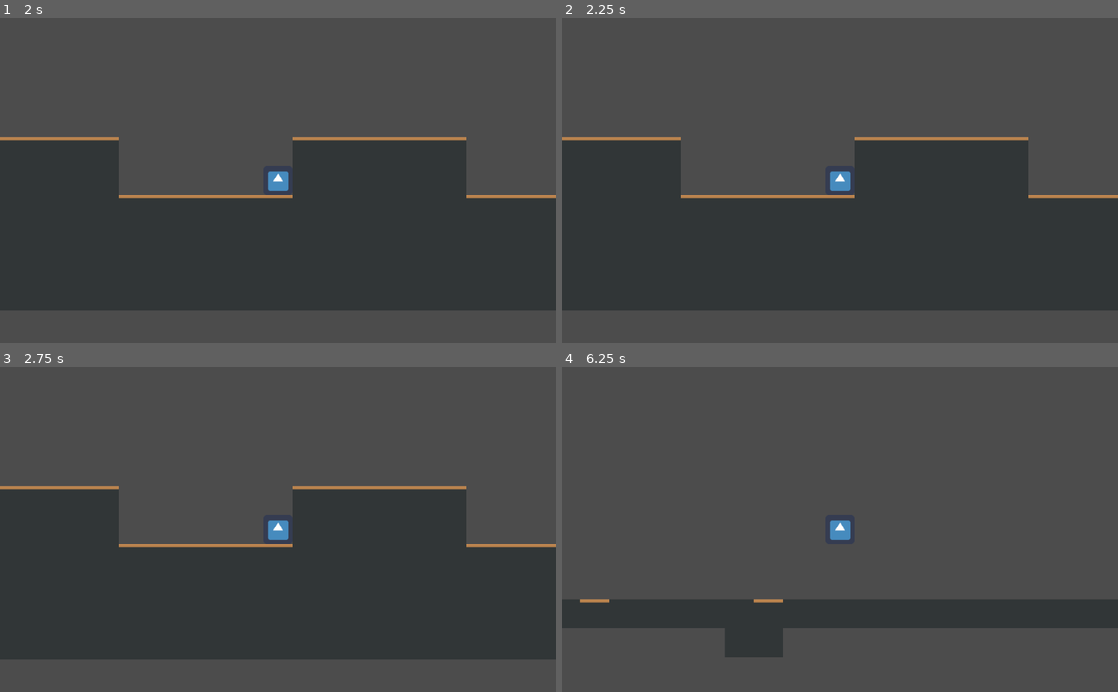
Above: before the commit, frames 1-4 (two rows, left to right).
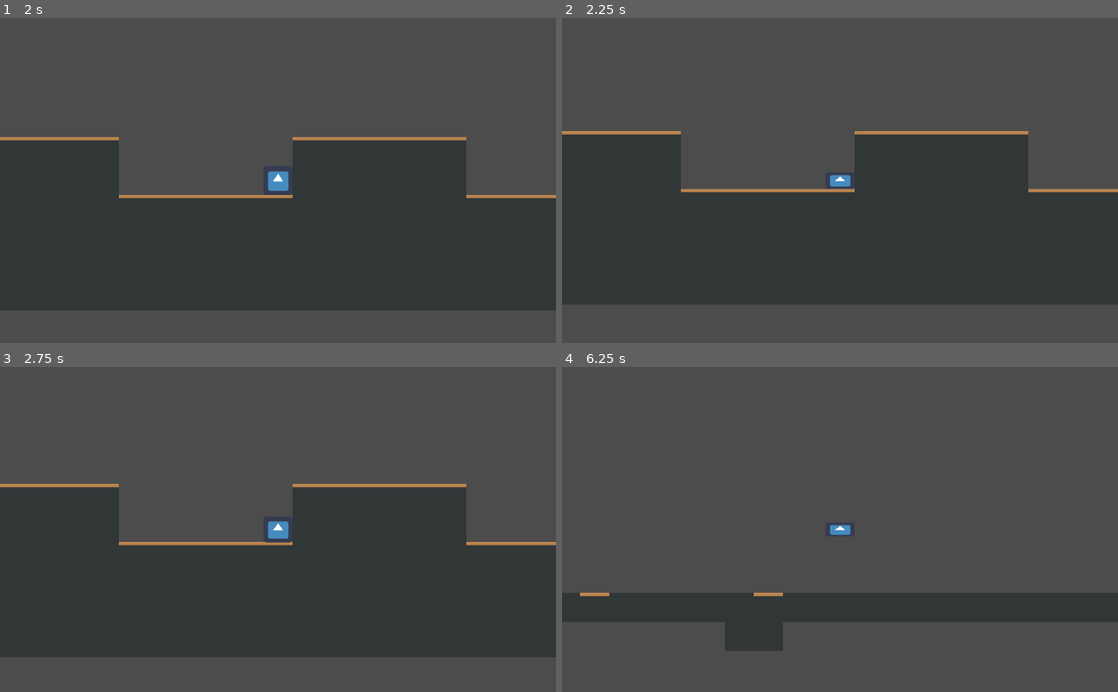
Above: after the commit, the same moments.

Repository: oleksadobush/Up_is_Down
Game: Godot game, scene res://Scenes/Main.tscn
Same seed, same stepped clock (60 frames per second), same inputs: the game is played once before the commit and once after it. The engine's default icon, where the game draws it, is replaced by a stand-in: a white triangle on a blue panel in a dark square.
Inputs:
- Up to frame 1 (2 s): hold Right (RIGHT) from 0.53 s (still down); tap Up (UP) at 0.77, 1.52 s
- Up to frame 2 (2.25 s): tap Enter at 2 s; release Right (RIGHT) at 2.03 s; hold Down (DOWN) from 2.03 s (still down)
- Up to frame 3 (2.75 s): keep holding Down (DOWN)
- Up to frame 4 (6.25 s): release Down (DOWN) at 2.78 s; hold Right (RIGHT) 2.78-4.28 s; tap Up (UP) at 3.02, 3.77, 4.52, 6.02 s; hold Right (RIGHT) 5.03-5.78 s; hold Down (DOWN) from 5.78 s (still down)

Frame 1 is identical in both runs. In frame 2, 4.7% of the frame differs, in the area x 0-100%, y 34-90%; in frame 3, 2.3%; in frame 4, 3.7%.

Commit message:
add simple slide

Diff:
--- a/Scenes/Player.gd
+++ b/Scenes/Player.gd
@@ -7,6 +7,7 @@
 
 var jumped = false
 var velocity = Vector2()
+onready var animation_player = get_node("AnimationPlayer")
 
 func _physics_process(delta):
 	velocity.x = speed
@@ -17,7 +18,7 @@
 	if Input.is_action_pressed("RIGHT"):
 		velocity.x += speed_up
 	if Input.is_action_pressed("DOWN"):
-		pass
+		animation_player.play("slide")
 	velocity.y += gravity*delta
 	velocity.y = move_and_slide(velocity, Vector2.UP).y
 
--- a/Scenes/Player.tscn
+++ b/Scenes/Player.tscn
@@ -1,7 +1,37 @@
-[gd_scene load_steps=3 format=2]
+[gd_scene load_steps=5 format=2]
 
 [ext_resource path="res://icon.png" type="Texture" id=1]
 [ext_resource path="res://Scenes/Player.gd" type="Script" id=2]
+
+[sub_resource type="Animation" id=1]
+length = 0.001
+tracks/0/type = "value"
+tracks/0/path = NodePath(".:scale")
+tracks/0/interp = 1
+tracks/0/loop_wrap = true
+tracks/0/imported = false
+tracks/0/enabled = true
+tracks/0/keys = {
+"times": PoolRealArray( 0 ),
+"transitions": PoolRealArray( 1 ),
+"update": 0,
+"values": [ Vector2( 1, 1 ) ]
+}
+
+[sub_resource type="Animation" id=2]
+resource_name = "slide"
+tracks/0/type = "value"
+tracks/0/path = NodePath(".:scale")
+tracks/0/interp = 1
+tracks/0/loop_wrap = true
+tracks/0/imported = false
+tracks/0/enabled = true
+tracks/0/keys = {
+"times": PoolRealArray( 0, 0.5, 1 ),
+"transitions": PoolRealArray( 0.267943, 0.353553, 1 ),
+"update": 0,
+"values": [ Vector2( 1, 1 ), Vector2( 1, 0.5 ), Vector2( 1, 1 ) ]
+}
 
 [node name="Player" type="KinematicBody2D"]
 script = ExtResource( 2 )
@@ -15,3 +45,7 @@
 [node name="Camera2D" type="Camera2D" parent="."]
 current = true
 zoom = Vector2( 1.2, 1.2 )
+
+[node name="AnimationPlayer" type="AnimationPlayer" parent="."]
+anims/RESET = SubResource( 1 )
+anims/slide = SubResource( 2 )
--- a/project.godot
+++ b/project.godot
@@ -38,7 +38,3 @@
 [physics]
 
 common/enable_pause_aware_picking=true
-
-[rendering]
-
-environment/default_environment="res://default_env.tres"
Not shown, added: icon.png.import
